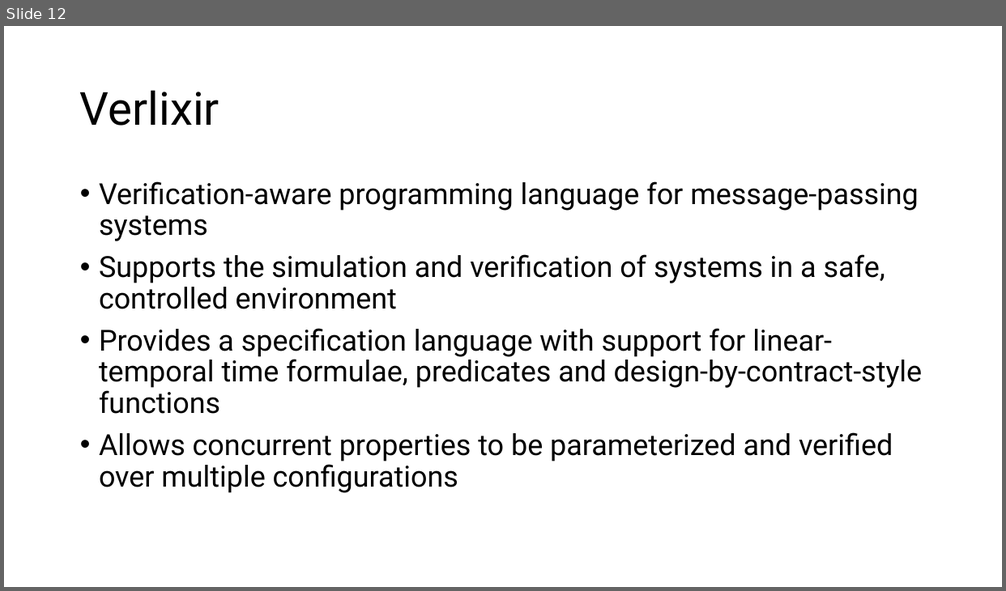
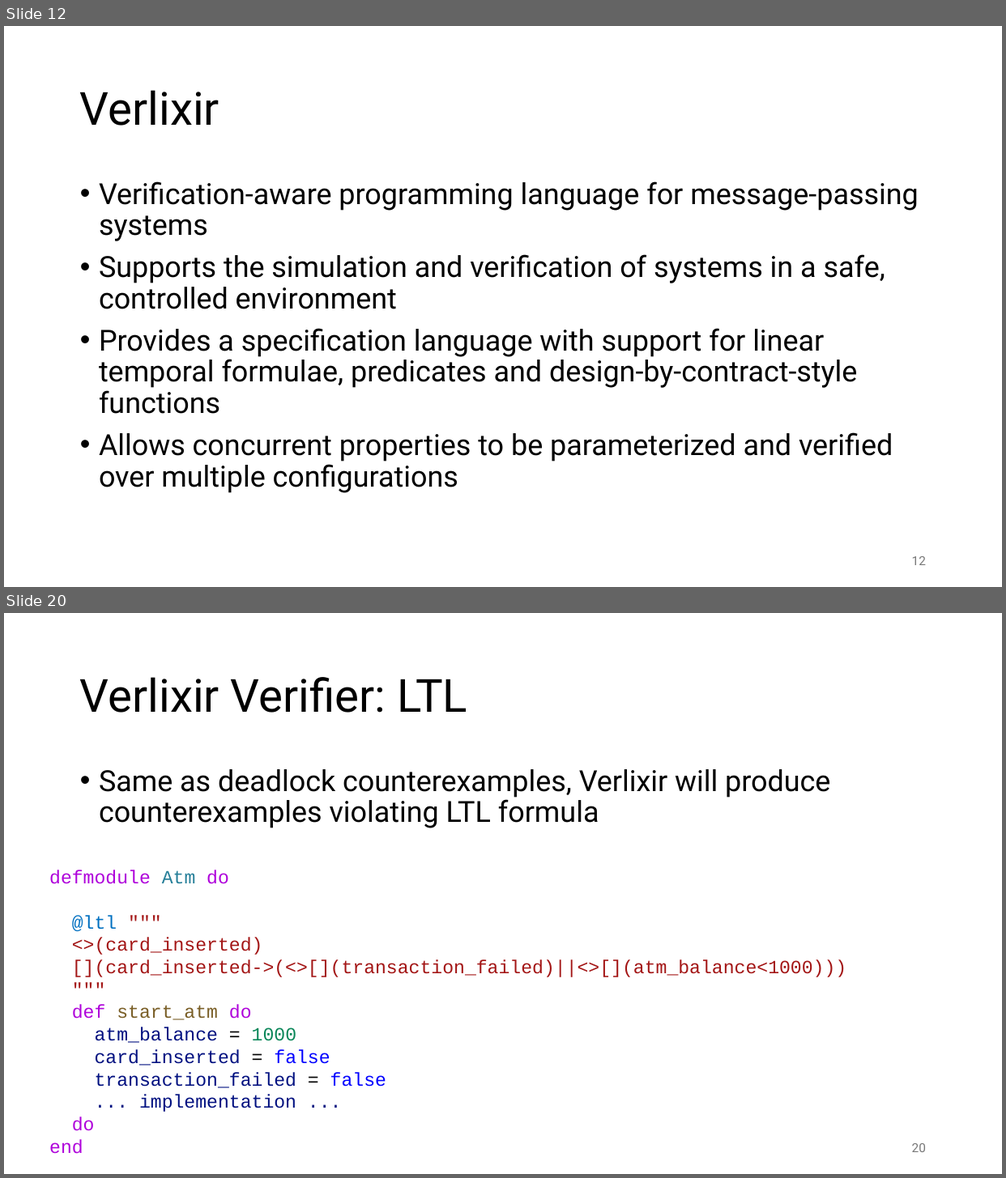
Before and after one commit to matt-neave/verificationAwareElixir, a slide deck: presentation/Verlixir Presentation.pptx. Shown one above the other, each under a label of ours: slide 12 before the commit, slides 12 and 20 after it; the slides between them are not shown. The pictures are 1006x591 and 1006x1178 pixels, drawn with LibreOffice and Linux fonts; fonts in the diff are those of the drawing. Boxes give left, top, right and bottom in pixels: in the first picture for what was removed or moved away, otherwise in the second. Text is boxed around its words. In the diff, an @@ line names an element or a change of style, - is before the commit and + after.

```diff
--- a/presentation/Verlixir Presentation.pptx
+++ b/presentation/Verlixir Presentation.pptx
@@ slide 20 added at [4,613,1002,1174], background #FFFFFF @@
@@ title added at [80,677,467,713], 44 pt, text #000000 @@
+Verlixir Verifier: LTL
@@ text added at [99,769,830,828], 28 pt, text #000000 @@
+• Same as deadlock counterexamples, Verlixir will produce counterexamples violating LTL formula
@@ text added at [49,870,846,1154], 18 pt, text #A31515 @@
+defmodule Atm do
+@ltl """
+<>(card_inserted)
+[](card_inserted->(<>[](transaction_failed)||<>[](atm_balance<1000)))
+"""
+def start_atm do
+atm_balance = 1000
+card_inserted = false
+transaction_failed = false
+... implementation ...
+do
+end
@@ page number added at [912,1144,926,1152], 12 pt, text #797979 @@
+20
@@ slide 12 changed as well @@
@@ text at [99,328,857,414]: text changed @@
-• Provides a specification language with support for linear-temporal time formulae, predicates and design-by-contract-style functions
+• Provides a specification language with support for linear temporal formulae, predicates and design-by-contract-style functions
@@ page number added at [912,557,926,565], 12 pt, text #797979 @@
+12
```
Also in this commit, not shown: 15 other slides changed, 12 other slides added, 2 slides removed, 18 other files.
